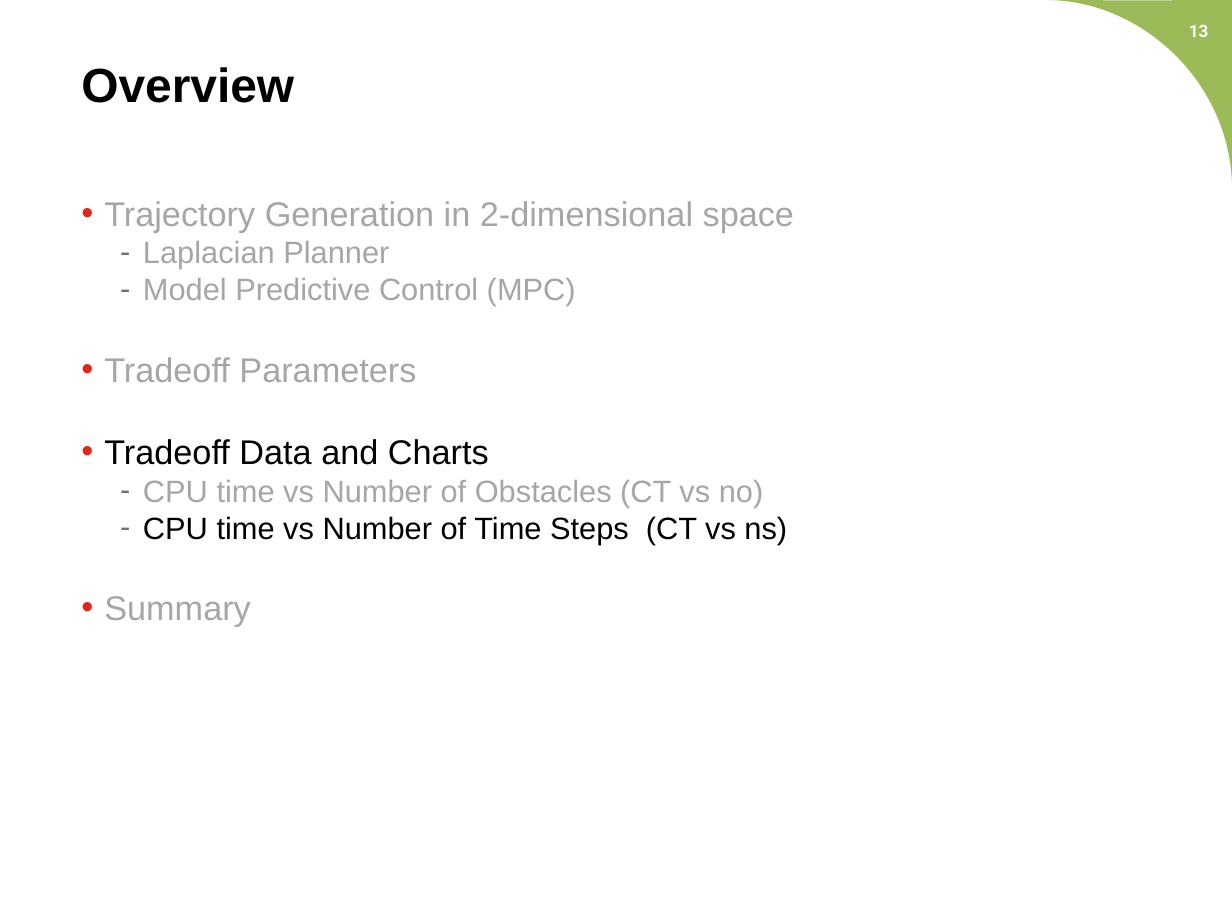
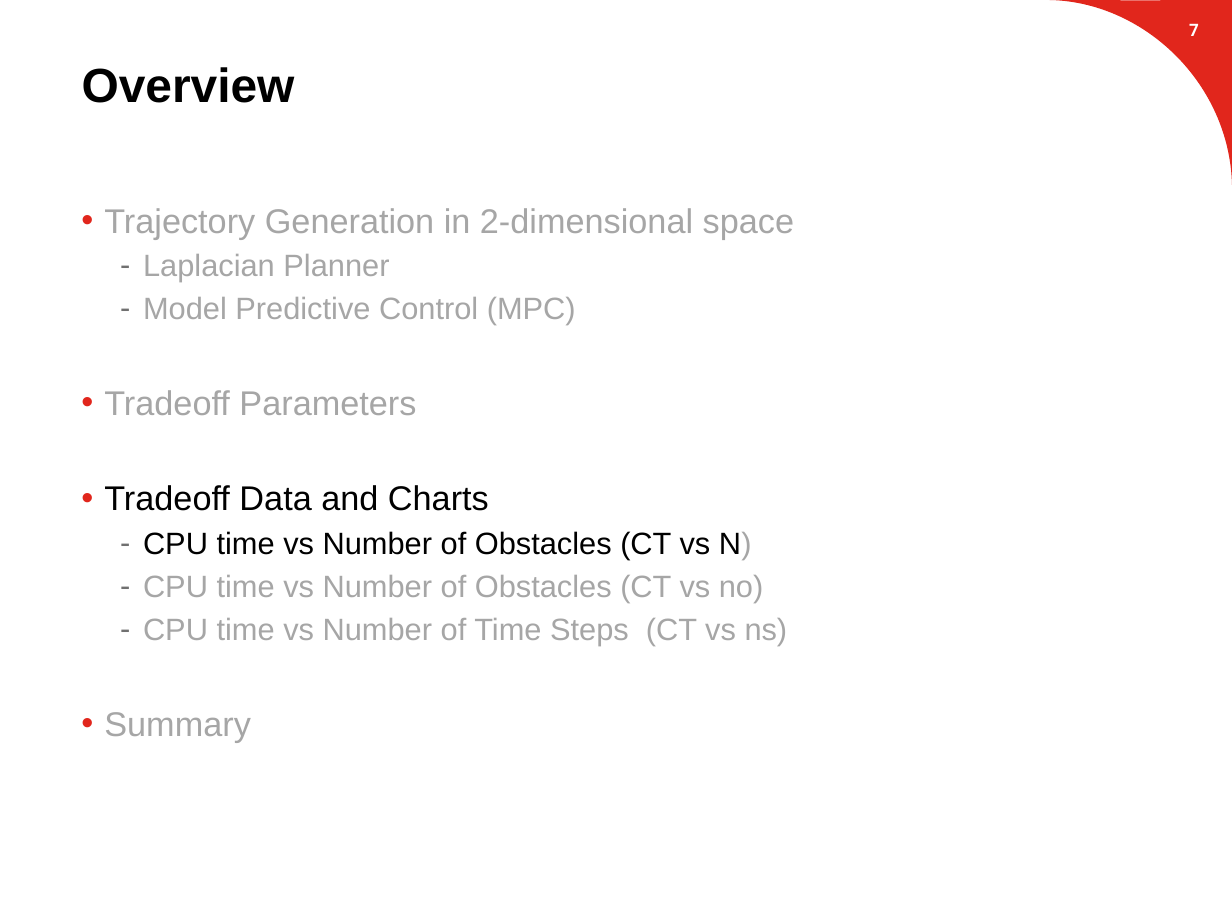
Before and after one commit to suvoganguli/GIG-MPC-Laplacian, a slide deck: slide 8 of 2D Results.pptx (slide 13 before the commit). Drawn at 1232x924 pixels with LibreOffice and Linux fonts; fonts in the diff are those of the drawing; background and template pictures are left out. Boxes give left, top, right and bottom in pixels: in the first picture for what was removed or moved away, otherwise in the second. Text is boxed around its words. In the diff, an @@ line names an element or a change of style, - is before the commit and + after.

```diff
--- a/2D Results.pptx
+++ b/2D Results.pptx
@@ freeform shape at bbox=[1047, 0, 1232, 185]: fill #9BBB59 to #E1261C @@
@@ page number at bbox=[1189, 23, 1199, 36]: text changed @@
-13
+7
@@ text at bbox=[104, 208, 794, 742]: text colour #000000 to #A6A6A6 in "CPU time vs Number of Time Steps ..."; more space between paragraphs @@
@@ text at bbox=[143, 531, 752, 560]: paragraph added @@
+  – CPU time vs Number of Obstacles (CT vs N)
```
Also in this commit, not shown: 18 other slides changed, 5 slides added, 2 slides removed.
